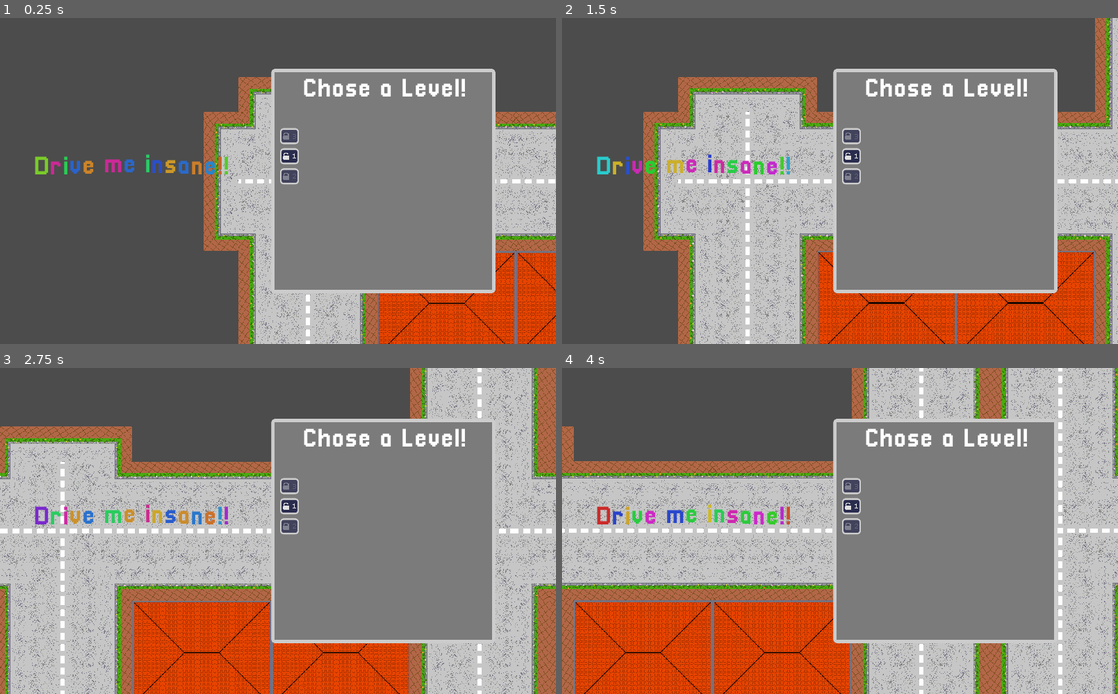
Above: before the commit, frames 1-4 (two rows, left to right).
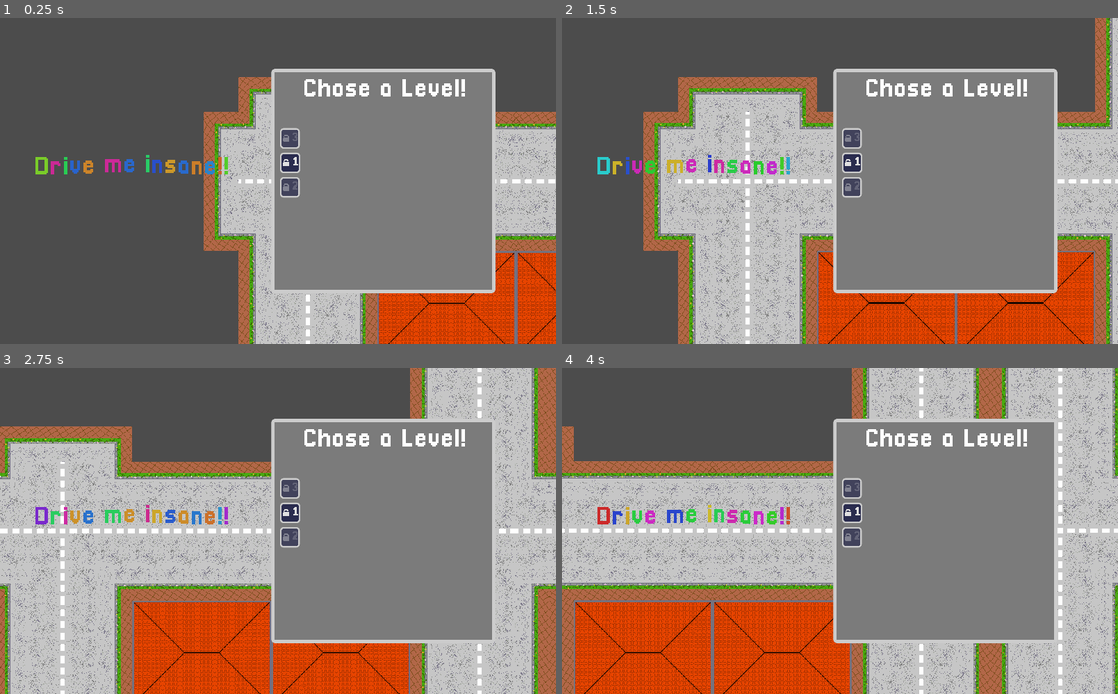
Above: after the commit, the same moments.

Repository: pastra98/DriveMeInsane
Game: Godot game, scene res://main/Main.tscn
Two runs of this game, one before a commit and one after it. Both use one fixed random seed, a clock stepped at 60 frames per second and the inputs below.
Inputs:
- Up to frame 1 (0.25 s): no input
- Up to frame 2 (1.5 s): tap Enter at 0.5 s; hold Right (ui_right) 0.53-1.28 s; tap 1 at 0.6 s; tap Space (ui_select) at 0.77 s; hold Down (ui_down) from 1.28 s (still down); tap 2 at 1.35 s
- Up to frame 3 (2.75 s): tap Space (ui_select) at 1.52 s; release Down (ui_down) at 2.03 s; hold Right (ui_right) from 2.03 s (still down); tap F at 2.1 s
- Up to frame 4 (4 s): release Right (ui_right) at 2.78 s; hold Up (ui_up) 2.78-3.53 s; tap 1 at 2.85 s; tap Space (ui_select) at 3.02, 3.77 s; hold Left (ui_left) from 3.53 s (still down); tap 2 at 3.6 s

The runs differ from the first frame. In frame 1, 0.9% of the frame differs, in the area x 6-84%, y 18-56%; in frame 2, 0.9%; in frame 3, 0.9%; in frame 4, 0.9%.

Commit message:
Dogica fully replaced with pixellari, fix aa by using fontData.tres, start working on stars, some refactors

Diff:
--- /dev/null
+++ b/src/gui/before_level/BeforeLevel.tscn
@@ -0,0 +1,36 @@
+[gd_scene load_steps=3 format=2]
+
+[ext_resource path="res://gui/before_level/passenger_picker/PassengerPicker.tscn" type="PackedScene" id=1]
+[ext_resource path="res://gui/theme/pixel_theme.tres" type="Theme" id=2]
+
+[node name="BeforeLevel" type="Control"]
+anchor_right = 1.0
+anchor_bottom = 1.0
+
+[node name="PassengerPicker" parent="." instance=ExtResource( 1 )]
+margin_left = -488.0
+margin_top = -276.0
+margin_right = 285.0
+margin_bottom = 337.0
+rect_scale = Vector2( 0.9, 0.9 )
+
+[node name="LevelInfo" type="MarginContainer" parent="."]
+anchor_left = 0.727
+anchor_top = 0.04
+anchor_right = 0.977
+anchor_bottom = 0.96
+margin_left = -0.448059
+margin_right = -0.448059
+theme = ExtResource( 2 )
+
+[node name="Panel" type="Panel" parent="LevelInfo"]
+margin_right = 256.0
+margin_bottom = 552.0
+
+[node name="VBoxContainer" type="VBoxContainer" parent="LevelInfo/Panel"]
+margin_left = 8.0
+margin_top = 8.0
+margin_right = 248.0
+margin_bottom = 544.0
+size_flags_horizontal = 3
+size_flags_vertical = 3
--- a/src/gui/before_level/passenger_picker/PassengerPicker.tscn
+++ b/src/gui/before_level/passenger_picker/PassengerPicker.tscn
@@ -1,9 +1,8 @@
-[gd_scene load_steps=7 format=2]
+[gd_scene load_steps=6 format=2]
 
 [ext_resource path="res://gui/before_level/passenger_picker/passenger_picker.gd" type="Script" id=1]
 [ext_resource path="res://gui/before_level/passenger_picker/car_seat/CarSeat.tscn" type="PackedScene" id=2]
 [ext_resource path="res://gui/theme/pixel_theme.tres" type="Theme" id=3]
-[ext_resource path="res://gui/fonts/dogica.tres" type="DynamicFont" id=4]
 
 [sub_resource type="InputEventAction" id=1]
 action = "ui_accept"
@@ -91,13 +90,13 @@
 [node name="ScrollContainer" type="ScrollContainer" parent="Panel/MarginContainer/VBoxContainer"]
 margin_top = 176.0
 margin_right = 1004.0
-margin_bottom = 548.0
+margin_bottom = 542.0
 size_flags_horizontal = 3
 size_flags_vertical = 3
 
 [node name="MarginContainer" type="MarginContainer" parent="Panel/MarginContainer/VBoxContainer/ScrollContainer"]
 margin_right = 1004.0
-margin_bottom = 372.0
+margin_bottom = 366.0
 size_flags_horizontal = 3
 size_flags_vertical = 3
 custom_constants/margin_top = 8
@@ -107,21 +106,20 @@
 margin_left = 10.0
 margin_top = 8.0
 margin_right = 1004.0
-margin_bottom = 372.0
+margin_bottom = 366.0
 custom_constants/separation = 20
 
 [node name="HBoxContainer2" type="HBoxContainer" parent="Panel/MarginContainer/VBoxContainer"]
-margin_top = 556.0
+margin_top = 550.0
 margin_right = 1004.0
 margin_bottom = 580.0
 alignment = 1
 
 [node name="StartLevel" type="Button" parent="Panel/MarginContainer/VBoxContainer/HBoxContainer2"]
-margin_left = 403.0
-margin_right = 601.0
-margin_bottom = 24.0
-rect_min_size = Vector2( 0, 24 )
-custom_fonts/font = ExtResource( 4 )
+margin_left = 432.0
+margin_right = 572.0
+margin_bottom = 30.0
+rect_min_size = Vector2( 140, 24 )
 shortcut = SubResource( 2 )
 text = "Start Level!"
 
--- a/src/gui/before_level/passenger_picker/car_seat/CarSeat.tscn
+++ b/src/gui/before_level/passenger_picker/car_seat/CarSeat.tscn
@@ -1,11 +1,9 @@
-[gd_scene load_steps=6 format=2]
+[gd_scene load_steps=5 format=2]
 
 [ext_resource path="res://passengers/ressources/nobody.png" type="Texture" id=1]
 [ext_resource path="res://passengers/ressources/remove.png" type="Texture" id=2]
-[ext_resource path="res://gui/fonts/dogica.tres" type="DynamicFont" id=3]
 [ext_resource path="res://gui/before_level/passenger_picker/car_seat/car_seat.gd" type="Script" id=4]
 [ext_resource path="res://gui/theme/pixel_theme.tres" type="Theme" id=5]
-
 
 [node name="CarSeat" type="VBoxContainer"]
 anchor_left = 0.5
@@ -38,7 +36,6 @@
 margin_right = 128.0
 margin_bottom = 168.0
 size_flags_vertical = 3
-custom_fonts/font = ExtResource( 3 )
 text = "Nobody"
 align = 1
 valign = 1
--- a/src/gui/before_level/passenger_picker/passenger_card/PassengerCard.tscn
+++ b/src/gui/before_level/passenger_picker/passenger_card/PassengerCard.tscn
@@ -1,8 +1,7 @@
-[gd_scene load_steps=6 format=2]
+[gd_scene load_steps=5 format=2]
 
 [ext_resource path="res://gui/theme/pixel_theme.tres" type="Theme" id=1]
-[ext_resource path="res://gui/fonts/dogica.tres" type="DynamicFont" id=2]
-[ext_resource path="res://gui/fonts/pixellari.tres" type="DynamicFont" id=3]
+[ext_resource path="res://gui/fonts/pixellari_16.tres" type="DynamicFont" id=3]
 [ext_resource path="res://GUI/Fonts/dogica.tres" type="DynamicFont" id=4]
 [ext_resource path="res://gui/before_level/passenger_picker/passenger_card/passenger_card.gd" type="Script" id=5]
 
@@ -37,12 +36,12 @@
 
 [node name="HBoxContainer" type="HBoxContainer" parent="Panel/TopVBox"]
 margin_right = 280.0
-margin_bottom = 294.0
+margin_bottom = 289.0
 custom_constants/separation = 10
 
 [node name="VBoxContainer" type="VBoxContainer" parent="Panel/TopVBox/HBoxContainer"]
 margin_right = 150.0
-margin_bottom = 294.0
+margin_bottom = 289.0
 rect_min_size = Vector2( 150, 0 )
 
 [node name="CenterContainer" type="CenterContainer" parent="Panel/TopVBox/HBoxContainer/VBoxContainer"]
@@ -73,8 +72,8 @@
 [node name="Effects" type="RichTextLabel" parent="Panel/TopVBox/HBoxContainer/VBoxContainer"]
 margin_top = 124.0
 margin_right = 150.0
-margin_bottom = 294.0
-rect_min_size = Vector2( 96, 170 )
+margin_bottom = 289.0
+rect_min_size = Vector2( 96, 165 )
 size_flags_vertical = 0
 custom_fonts/normal_font = ExtResource( 3 )
 bbcode_enabled = true
@@ -82,21 +81,19 @@
 [node name="Lore" type="RichTextLabel" parent="Panel/TopVBox/HBoxContainer"]
 margin_left = 160.0
 margin_right = 280.0
-margin_bottom = 294.0
-rect_min_size = Vector2( 0, 100 )
+margin_bottom = 289.0
 size_flags_horizontal = 3
 size_flags_vertical = 3
 custom_fonts/normal_font = ExtResource( 3 )
 bbcode_enabled = true
 
 [node name="AddToCar" type="Button" parent="Panel/TopVBox"]
-margin_left = 49.0
-margin_top = 298.0
-margin_right = 231.0
-margin_bottom = 322.0
-rect_min_size = Vector2( 0, 24 )
+margin_left = 70.0
+margin_top = 293.0
+margin_right = 210.0
+margin_bottom = 323.0
+rect_min_size = Vector2( 140, 24 )
 size_flags_horizontal = 4
-custom_fonts/font = ExtResource( 2 )
 text = "seat in car"
 
 [connection signal="mouse_entered" from="Panel/TopVBox/HBoxContainer/VBoxContainer/CenterContainer/PassengerPic" to="Panel/TopVBox/HBoxContainer/VBoxContainer" method="_on_PassengerPic_mouse_entered"]
--- a/src/gui/fonts/dogica.tres
+++ b/src/gui/fonts/dogica.tres
@@ -1,6 +1,7 @@
 [gd_resource type="DynamicFont" load_steps=2 format=2]
 
-[ext_resource path="res://gui/fonts/dogica.ttf" type="DynamicFontData" id=1]
+[sub_resource type="DynamicFontData" id=1]
+font_path = "res://gui/fonts/dogica.ttf"
 
 [resource]
-font_data = ExtResource( 1 )
+font_data = SubResource( 1 )
--- a/src/gui/fonts/pixellari.tres
+++ b/src/gui/fonts/pixellari.tres
@@ -1,6 +1,5 @@
-[gd_resource type="DynamicFont" load_steps=2 format=2]
-
-[ext_resource path="res://gui/fonts/Pixellari.ttf" type="DynamicFontData" id=1]
+[gd_resource type="DynamicFontData" format=2]
 
 [resource]
-font_data = ExtResource( 1 )
+antialiased = false
+font_path = "res://gui/fonts/Pixellari.ttf"
--- a/src/gui/fonts/dogica_big.tres
+++ b/src/gui/fonts/pixellari_16.tres
@@ -1,7 +1,6 @@
 [gd_resource type="DynamicFont" load_steps=2 format=2]
 
-[ext_resource path="res://gui/fonts/dogica.ttf" type="DynamicFontData" id=1]
+[ext_resource path="res://gui/fonts/pixellari.tres" type="DynamicFontData" id=1]
 
 [resource]
-size = 48
 font_data = ExtResource( 1 )
--- a/src/gui/fonts/dogica_small.tres
+++ b/src/gui/fonts/pixellari_24.tres
@@ -1,7 +1,7 @@
 [gd_resource type="DynamicFont" load_steps=2 format=2]
 
-[ext_resource path="res://gui/fonts/dogica.ttf" type="DynamicFontData" id=1]
+[ext_resource path="res://gui/fonts/pixellari.tres" type="DynamicFontData" id=1]
 
 [resource]
-size = 11
+size = 24
 font_data = ExtResource( 1 )
--- a/src/gui/fonts/dogicabold.tres
+++ b/src/gui/fonts/pixellari_48.tres
@@ -1,6 +1,7 @@
 [gd_resource type="DynamicFont" load_steps=2 format=2]
 
-[ext_resource path="res://gui/fonts/dogicabold.ttf" type="DynamicFontData" id=1]
+[ext_resource path="res://gui/fonts/pixellari.tres" type="DynamicFontData" id=1]
 
 [resource]
+size = 48
 font_data = ExtResource( 1 )
--- a/src/gui/fonts/pixellari_big.tres
+++ /dev/null
@@ -1,7 +0,0 @@
-[gd_resource type="DynamicFont" load_steps=2 format=2]
-
-[ext_resource path="res://gui/fonts/Pixellari.ttf" type="DynamicFontData" id=1]
-
-[resource]
-size = 48
-font_data = ExtResource( 1 )
--- a/src/gui/game_hud/player_status/PlayerStatus.tscn
+++ b/src/gui/game_hud/player_status/PlayerStatus.tscn
@@ -3,8 +3,7 @@
 [ext_resource path="res://gui/game_hud/passenger_window/bar_bg.png" type="Texture" id=1]
 [ext_resource path="res://gui/game_hud/player_status/healthbar_fill.png" type="Texture" id=2]
 [ext_resource path="res://gui/game_hud/player_status/player_status.gd" type="Script" id=3]
-[ext_resource path="res://gui/fonts/dogica_big.tres" type="DynamicFont" id=4]
-
+[ext_resource path="res://gui/fonts/pixellari_48.tres" type="DynamicFont" id=4]
 
 [node name="PlayerStatus" type="MarginContainer"]
 margin_left = 20.0
@@ -12,12 +11,12 @@
 script = ExtResource( 3 )
 
 [node name="HBoxContainer" type="HBoxContainer" parent="."]
-margin_right = 212.0
-margin_bottom = 40.0
+margin_right = 191.0
+margin_bottom = 48.0
 
 [node name="Health" type="TextureProgress" parent="HBoxContainer"]
 margin_right = 160.0
-margin_bottom = 40.0
+margin_bottom = 48.0
 rect_min_size = Vector2( 160, 40 )
 value = 100.0
 texture_over = ExtResource( 1 )
@@ -26,8 +25,8 @@
 
 [node name="Score" type="Label" parent="HBoxContainer"]
 margin_left = 164.0
-margin_top = 2.0
-margin_right = 212.0
-margin_bottom = 38.0
+margin_right = 191.0
+margin_bottom = 48.0
 custom_fonts/font = ExtResource( 4 )
 text = "0"
+valign = 1
--- a/src/gui/game_hud/time/time.tscn
+++ b/src/gui/game_hud/time/time.tscn
@@ -1,8 +1,7 @@
 [gd_scene load_steps=3 format=2]
 
 [ext_resource path="res://gui/game_hud/time/time.gd" type="Script" id=1]
-[ext_resource path="res://gui/fonts/dogica_big.tres" type="DynamicFont" id=2]
-
+[ext_resource path="res://gui/fonts/pixellari_48.tres" type="DynamicFont" id=2]
 
 [node name="Time" type="Label"]
 anchor_right = 1.0
--- a/src/gui/game_over/GameOver.tscn
+++ b/src/gui/game_over/GameOver.tscn
@@ -1,9 +1,9 @@
 [gd_scene load_steps=5 format=2]
 
 [ext_resource path="res://gui/game_over/game_over.gd" type="Script" id=1]
-[ext_resource path="res://gui/fonts/dogica.tres" type="DynamicFont" id=2]
+[ext_resource path="res://gui/fonts/pixellari_24.tres" type="DynamicFont" id=2]
 [ext_resource path="res://gui/theme/pixel_theme.tres" type="Theme" id=3]
-[ext_resource path="res://gui/fonts/dogica_big.tres" type="DynamicFont" id=4]
+[ext_resource path="res://gui/game_over/star_gray.png" type="Texture" id=4]
 
 [node name="GameOver" type="MarginContainer"]
 anchor_left = 0.5
@@ -25,63 +25,76 @@
 anchor_right = 1.0
 anchor_bottom = 1.0
 margin_left = 10.0
-margin_top = 30.0
+margin_top = 10.0
 margin_right = -10.0
-margin_bottom = -20.0
+margin_bottom = -10.0
 
 [node name="VBoxContainer" type="VBoxContainer" parent="Panel/MarginContainer"]
 margin_right = 230.0
-margin_bottom = 250.0
+margin_bottom = 280.0
 custom_constants/separation = 10
 
 [node name="Text" type="Label" parent="Panel/MarginContainer/VBoxContainer"]
 margin_right = 230.0
-margin_bottom = 12.0
-custom_fonts/font = ExtResource( 2 )
+margin_bottom = 24.0
 text = "Game over"
 align = 1
 
+[node name="Stars" type="HBoxContainer" parent="Panel/MarginContainer/VBoxContainer"]
+margin_top = 34.0
+margin_right = 230.0
+margin_bottom = 66.0
+alignment = 1
+
+[node name="Star1" type="TextureRect" parent="Panel/MarginContainer/VBoxContainer/Stars"]
+margin_left = 63.0
+margin_right = 95.0
+margin_bottom = 32.0
+texture = ExtResource( 4 )
+
+[node name="Star2" type="TextureRect" parent="Panel/MarginContainer/VBoxContainer/Stars"]
+margin_left = 99.0
+margin_right = 131.0
+margin_bottom = 32.0
+texture = ExtResource( 4 )
+
+[node name="Star3" type="TextureRect" parent="Panel/MarginContainer/VBoxContainer/Stars"]
+margin_left = 135.0
+margin_right = 167.0
+margin_bottom = 32.0
+texture = ExtResource( 4 )
+
 [node name="Points" type="Label" parent="Panel/MarginContainer/VBoxContainer"]
-margin_top = 22.0
+margin_top = 76.0
 margin_right = 230.0
-margin_bottom = 72.0
+margin_bottom = 126.0
 rect_min_size = Vector2( 0, 50 )
-custom_fonts/font = ExtResource( 4 )
 align = 1
 
 [node name="NextLevel" type="Button" parent="Panel/MarginContainer/VBoxContainer"]
-margin_top = 82.0
+margin_top = 136.0
 margin_right = 230.0
-margin_bottom = 106.0
+margin_bottom = 166.0
 rect_min_size = Vector2( 0, 24 )
 custom_fonts/font = ExtResource( 2 )
 text = "next level"
 
 [node name="Restart" type="Button" parent="Panel/MarginContainer/VBoxContainer"]
-margin_top = 116.0
+margin_top = 176.0
 margin_right = 230.0
-margin_bottom = 140.0
+margin_bottom = 206.0
 rect_min_size = Vector2( 0, 24 )
 custom_fonts/font = ExtResource( 2 )
 text = "restart"
 
-[node name="Options" type="Button" parent="Panel/MarginContainer/VBoxContainer"]
-margin_top = 150.0
+[node name="MainMenu" type="Button" parent="Panel/MarginContainer/VBoxContainer"]
+margin_top = 216.0
 margin_right = 230.0
-margin_bottom = 174.0
-rect_min_size = Vector2( 0, 24 )
-custom_fonts/font = ExtResource( 2 )
-text = "options"
-
-[node name="MainMenu" type="Button" parent="Panel/MarginContainer/VBoxContainer"]
-margin_top = 184.0
-margin_right = 230.0
-margin_bottom = 208.0
+margin_bottom = 246.0
 rect_min_size = Vector2( 0, 24 )
 custom_fonts/font = ExtResource( 2 )
 text = "main menu"
 
 [connection signal="button_down" from="Panel/MarginContainer/VBoxContainer/NextLevel" to="." method="_on_NextLevel_button_down"]
 [connection signal="button_down" from="Panel/MarginContainer/VBoxContainer/Restart" to="." method="_on_Restart_button_down"]
-[connection signal="button_down" from="Panel/MarginContainer/VBoxContainer/Options" to="." method="_on_Options_button_down"]
 [connection signal="button_down" from="Panel/MarginContainer/VBoxContainer/MainMenu" to="." method="_on_MainMenu_button_down"]
--- a/src/gui/game_over/game_over.gd
+++ b/src/gui/game_over/game_over.gd
@@ -31,10 +31,6 @@
     queue_free()
 
 
-func _on_Options_button_down():
-    pass # Replace with function body.
-
-
 func _on_MainMenu_button_down():
     GuiManager.show_main_menu()
     queue_free()
--- a/src/gui/game_over/passenger_unlocks/PassengerUnlocks.tscn
+++ b/src/gui/game_over/passenger_unlocks/PassengerUnlocks.tscn
@@ -2,9 +2,8 @@
 
 [ext_resource path="res://gui/game_over/passenger_unlocks/passenger_unlocks.gd" type="Script" id=1]
 [ext_resource path="res://gui/theme/pixel_theme.tres" type="Theme" id=3]
-[ext_resource path="res://gui/fonts/pixellari_big.tres" type="DynamicFont" id=4]
+[ext_resource path="res://gui/fonts/pixellari_48.tres" type="DynamicFont" id=4]
 [ext_resource path="res://passengers/ressources/remove.png" type="Texture" id=5]
-
 
 [node name="PassengerUnlocks" type="MarginContainer"]
 anchor_left = 0.5
--- a/src/gui/game_over/passenger_unlocks/passenger_unlocks.gd
+++ b/src/gui/game_over/passenger_unlocks/passenger_unlocks.gd
@@ -13,8 +13,3 @@
         new_card.set_passenger(passenger)
         new_card.get_node("Panel/TopVBox/AddToCar").hide()
         $"Panel/MarginContainer/VBoxContainer/ScrollContainer/MarginContainer/UnlockList".add_child(new_card)
-
-
-
-func _on_CloseWindowButton_button_down():
-    queue_free()
--- a/src/gui/gui_manager.gd
+++ b/src/gui/gui_manager.gd
@@ -5,11 +5,25 @@
 
 var player_status
 onready var main = get_node("/root/Main")
-# onready var n_unlock_pass = get_node("/root/Main").unlocked_passengers.size()
 onready var n_unlock_pass = main.unlocked_passengers.size()
 
-func _ready():
-    pass
+# ---------- MAIN MENU ----------
+
+func show_main_menu():
+    clear_control_children()
+    var bg_scene = load("res://environment/menu_background/BackgroundLevel.tscn").instance()
+    main.add_child(bg_scene)
+    var mm = load("res://gui/main_menu/MainMenu.tscn").instance()
+    mm.get_node("LevelPicker").connect("new_level_picked", main, "load_level")
+    add_child(mm)
+
+# ---------- PASSENGER PICKER ----------
+
+func add_passenger_picker(passenger_refs_arr: Array):
+    var before_level = load("res://gui/before_level/BeforeLevel.tscn").instance()
+    add_child(before_level) # needs to be caled b4 adding passengers
+    before_level.get_node("PassengerPicker").add_passenger_cards(passenger_refs_arr)
+    before_level.get_node("PassengerPicker").connect("level_started", $"/root/Main/Level", "start_level")
 
 # ---------- UI WHILE DRIVING IN LEVEL ----------
 
@@ -30,14 +44,11 @@
         new_passenger_window.update_insanity(passenger_ref.insanity, "Lets start!")
         new_passenger_window.update_picture(passenger_ref.imgpath % "happy")
 
+# ---------- LEVEL OVER GUI  ----------
 
 func show_level_over_gui(lvl_nr: int, stars: int, points: int):
     # first clear the in-game hud
     clear_control_children()
-    # then show the game over screen
-    var game_over_screen = load("res://gui/game_over/GameOver.tscn").instance()
-    game_over_screen.setup(lvl_nr, stars, main.completed_lvls.has(lvl_nr), points)
-    add_child(game_over_screen)
     # check if new unlocked passengers and show if this is the case
     if n_unlock_pass < main.unlocked_passengers.size():
         var new_ones = main.unlocked_passengers.slice(n_unlock_pass, -1)
@@ -45,27 +56,13 @@
         unlocker.show_passengers(new_ones)
         add_child(unlocker)
         n_unlock_pass = main.unlocked_passengers.size()
-    # TODO: connect next level
-    # TODO: also connect to options, this will trigger stuff in the gui manager
-    # TODO: connect main menu
-
-# ---------- PASSENGER PICKER ----------
-
-func add_passenger_picker(passenger_refs_arr: Array):
-    var pass_picker = load("res://gui/before_level/passenger_picker/PassengerPicker.tscn").instance()
-    add_child(pass_picker) # needs to be caled b4 adding passengers
-    pass_picker.add_passenger_cards(passenger_refs_arr)
-    pass_picker.connect("level_started", $"/root/Main/Level", "start_level")
-
-# ---------- MAIN MENU ----------
-
-func show_main_menu():
-    clear_control_children()
-    var bg_scene = load("res://environment/menu_background/BackgroundLevel.tscn").instance()
-    main.add_child(bg_scene)
-    var mm = load("res://gui/main_menu/MainMenu.tscn").instance()
-    mm.get_node("LevelPicker").connect("new_level_picked", main, "load_level")
-    add_child(mm)
+        var close_button = unlocker.get_node("Panel/MarginContainer/VBoxContainer/HBoxContainer/CloseWindowButton")
+        yield(close_button, "button_down")
+        unlocker.queue_free()
+    # then show the game over screen
+    var game_over_screen = load("res://gui/game_over/GameOver.tscn").instance()
+    game_over_screen.setup(lvl_nr, stars, main.completed_lvls.has(lvl_nr), points)
+    add_child(game_over_screen)
 
 # ---------- UTILITIES ----------
 
--- a/src/gui/main_menu/MainMenu.tscn
+++ b/src/gui/main_menu/MainMenu.tscn
@@ -1,7 +1,8 @@
 [gd_scene load_steps=3 format=2]
 
 [ext_resource path="res://gui/main_menu/level_picker/LevelPicker.tscn" type="PackedScene" id=1]
-[ext_resource path="res://gui/fonts/pixellari_big.tres" type="DynamicFont" id=2]
+[ext_resource path="res://gui/fonts/pixellari_48.tres" type="DynamicFont" id=2]
+
 
 [node name="MainMenu" type="Control"]
 anchor_right = 1.0
--- a/src/gui/main_menu/level_picker/LevelPicker.tscn
+++ b/src/gui/main_menu/level_picker/LevelPicker.tscn
@@ -2,7 +2,8 @@
 
 [ext_resource path="res://gui/theme/pixel_theme.tres" type="Theme" id=1]
 [ext_resource path="res://gui/main_menu/level_picker/level_picker.gd" type="Script" id=2]
-[ext_resource path="res://gui/fonts/pixellari_big.tres" type="DynamicFont" id=3]
+[ext_resource path="res://gui/fonts/pixellari_48.tres" type="DynamicFont" id=3]
+
 
 [node name="LevelPicker" type="MarginContainer"]
 anchor_left = 0.5
--- a/src/gui/theme/pixel_theme.tres
+++ b/src/gui/theme/pixel_theme.tres
@@ -1,6 +1,6 @@
 [gd_resource type="Theme" load_steps=10 format=2]
 
-[ext_resource path="res://gui/fonts/dogica_small.tres" type="DynamicFont" id=1]
+[ext_resource path="res://gui/fonts/pixellari_24.tres" type="DynamicFont" id=1]
 [ext_resource path="res://gui/theme/styleboxes/blue_button.tres" type="StyleBox" id=2]
 [ext_resource path="res://gui/theme/styleboxes/black_white_border.tres" type="StyleBox" id=3]
 [ext_resource path="res://gui/theme/styleboxes/grabber_highlight.tres" type="StyleBox" id=4]
Binary file removed: src/gui/fonts/dogica.ttf
Binary file removed: src/gui/fonts/dogicabold.ttf
Binary file removed: src/gui/fonts/dogicapixel.ttf
Binary file removed: src/gui/fonts/dogicapixelbold.ttf
Binary file added: src/gui/game_over/star.png
Not shown, added: src/gui/game_over/star.png.import
Binary file added: src/gui/game_over/star_gray.png
Not shown, added: src/gui/game_over/star_gray.png.import
Not shown, changed: sources.md
